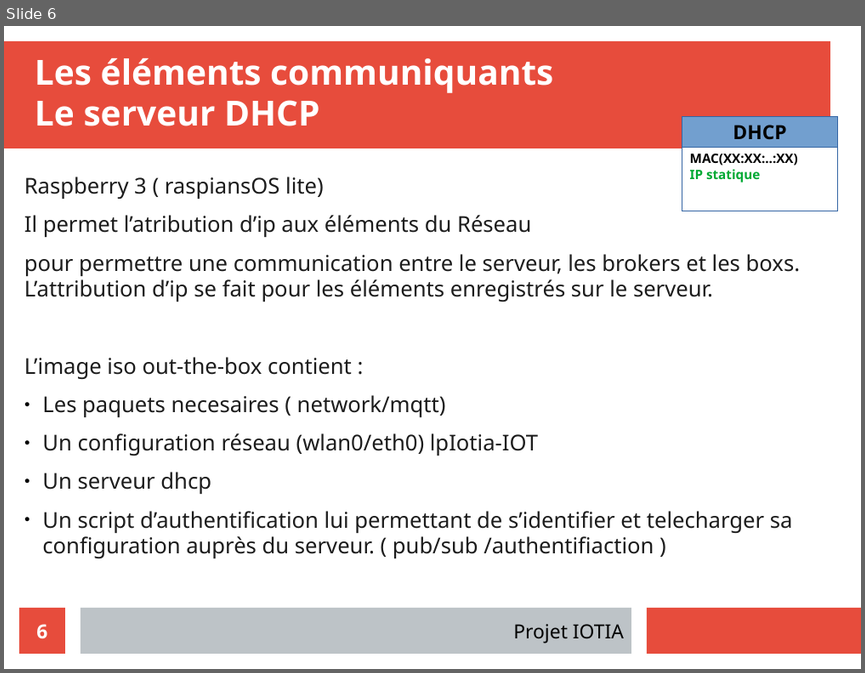
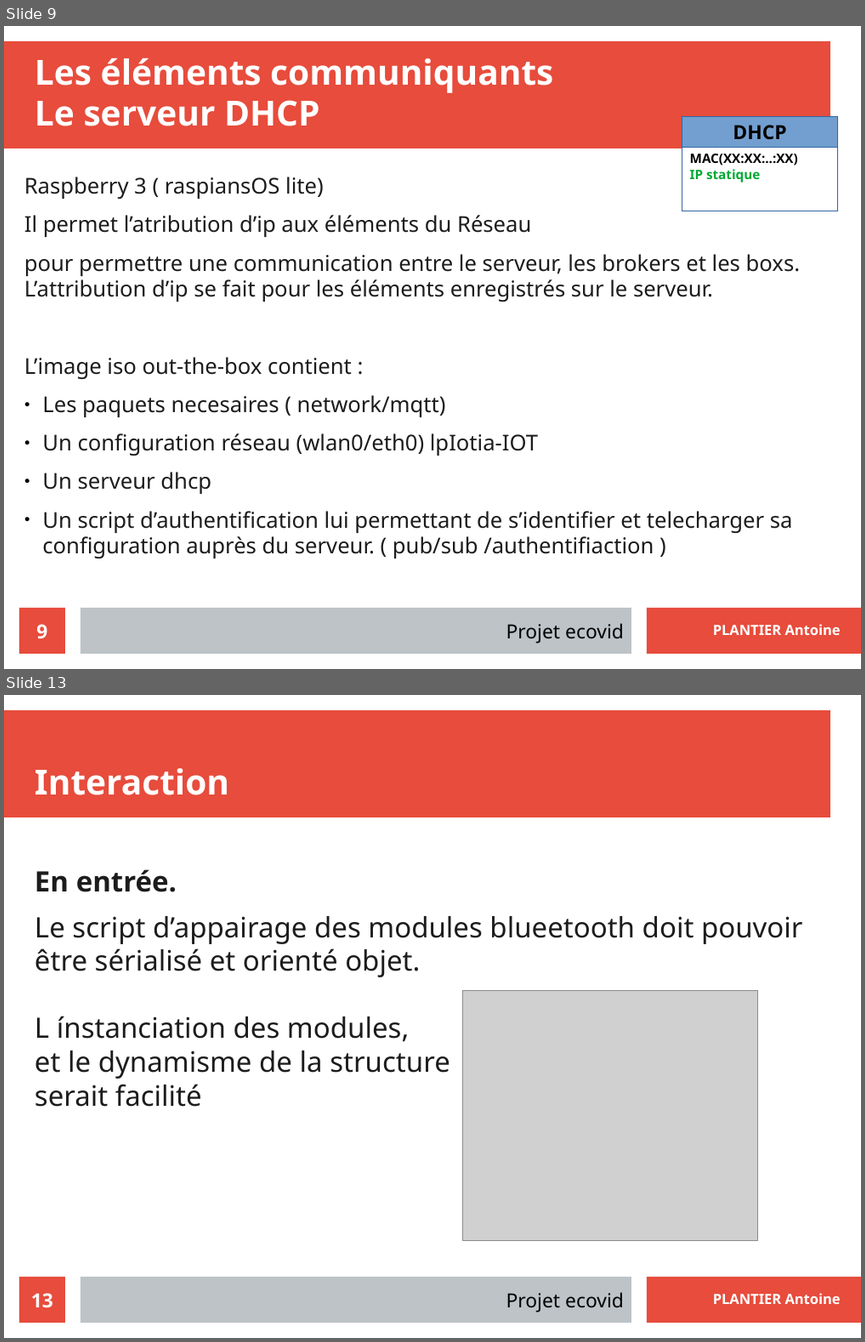
Before and after one commit to LENSAlex/ProjetIotia, a slide deck: config-raspbery/doc/Presentation_Network.odp. Shown one above the other, each under a label of ours: slide 6 before the commit, slides 9 and 13 after it; the slides between them are not shown. The pictures are 865x673 and 865x1342 pixels, drawn with LibreOffice and Linux fonts; fonts in the diff are those of the drawing; grey boxes stand for pictures; background and template pictures are left out. Boxes give left, top, right and bottom in pixels: in the first picture for what was removed or moved away, otherwise in the second. Text is boxed around its words. In the diff, an @@ line names an element or a change of style, - is before the commit and + after.

```diff
--- a/config-raspbery/doc/Presentation_Network.odp
+++ b/config-raspbery/doc/Presentation_Network.odp
@@ slide 13 added at [4, 695, 861, 1338], background #FFFFFF; not listed: 5 template elements that a slide beside it also shows @@
@@ title added at [35, 768, 229, 795], 32 pt, text #FFFFFF, bold @@
+Interaction
@@ text added at [35, 869, 803, 1106], 26 pt, text #1C1C1C @@
+En entrée.
+Le script d’appairage des modules blueetooth doit pouvoir être sérialisé et orienté objet.
+L ínstanciation des modules,
+et le dynamisme de la structure
+serait facilité
@@ picture added at [464, 991, 758, 1241] @@
@@ page number added at [19, 1276, 65, 1322], fill #E74C3C, 18 pt, text #FFFFFF, bold @@
+13
@@ what was slide 6 is now slide 9 @@
@@ slide 9 changed as well @@
@@ page number at [36, 624, 47, 639]: text changed @@
-6
+9
@@ text at [506, 623, 624, 643]: text changed @@
-Projet IOTIA
+Projet ecovid
@@ text added at [713, 624, 840, 635], 13 pt, text #FFFFFF, bold @@
+PLANTIER Antoine
```
Also in this commit, not shown: 4 other slides changed, 9 other slides added, 2 slides removed, 5 other files.
